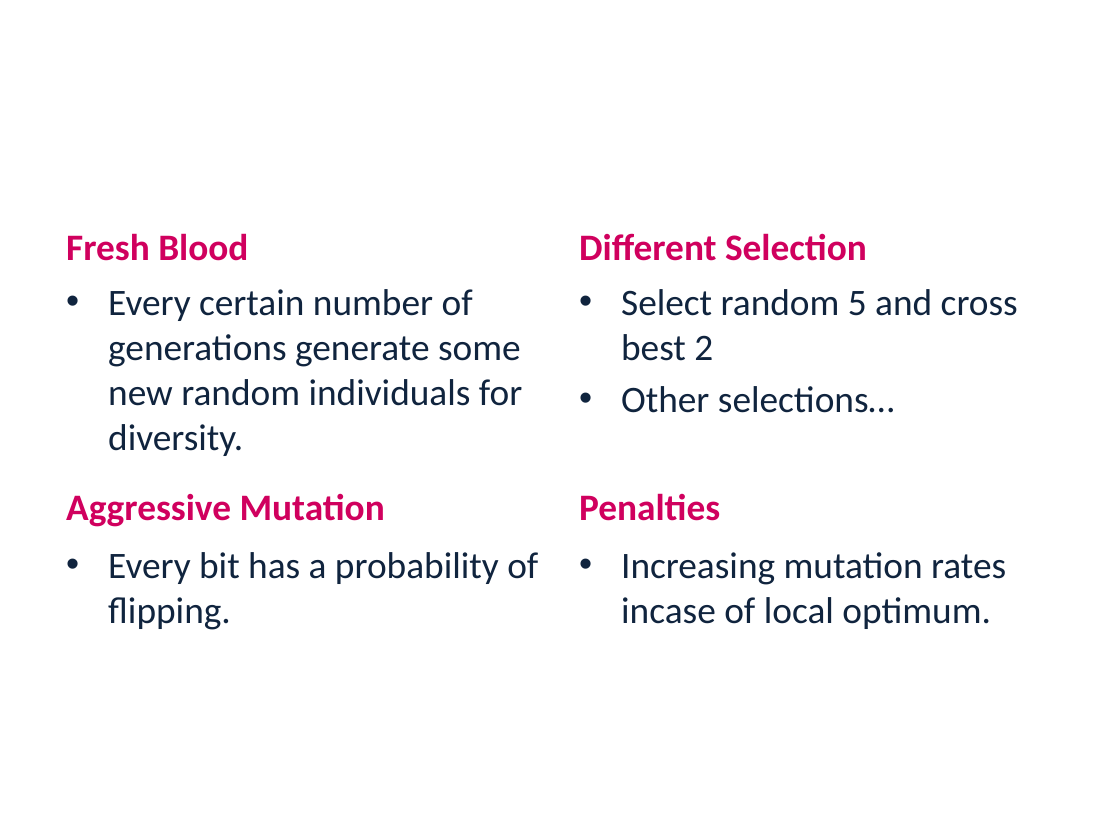
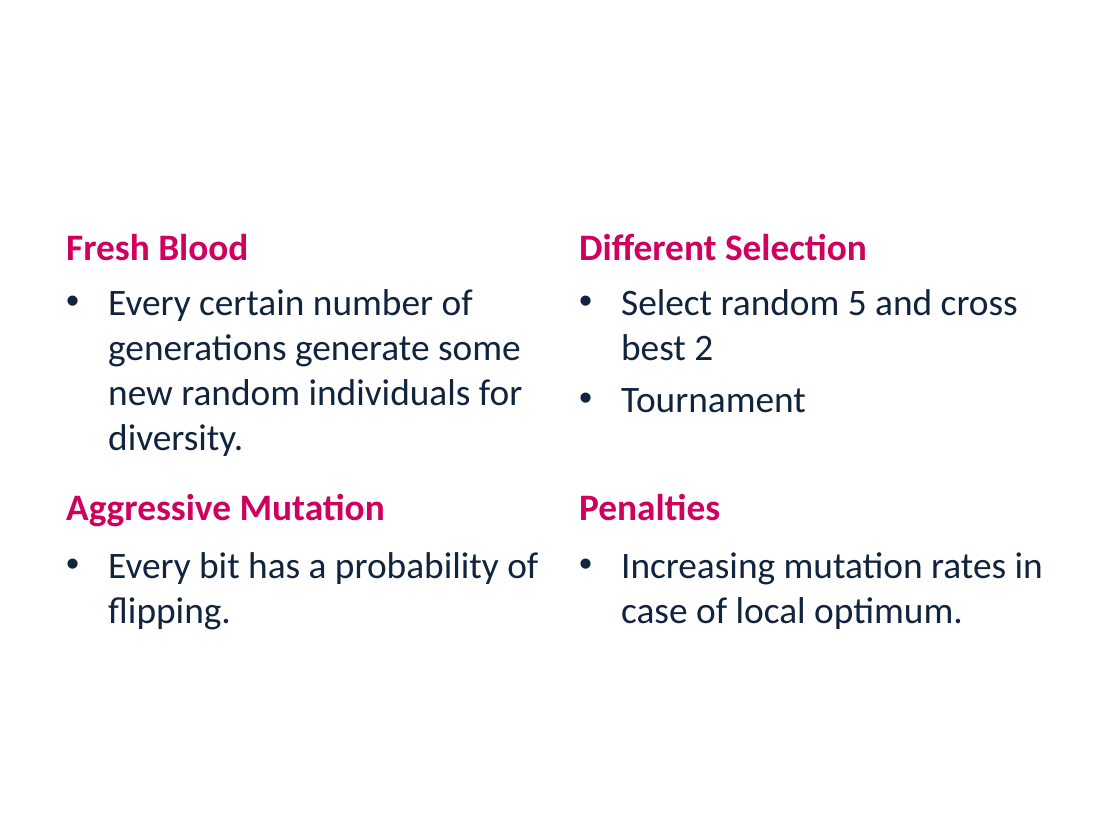
Before and after one commit to LironAvr/EvolutionaryLightsUp, a slide deck: slide 19 of presentation.pptx. Drawn at 1120x840 pixels with LibreOffice and Linux fonts; fonts in the diff are those of the drawing; background and template pictures are left out. Boxes give left, top, right and bottom in pixels: in the first picture for what was removed or moved away, otherwise in the second. Text is boxed around its words. In the diff, an @@ line names an element or a change of style, - is before the commit and + after.

Commit message:
presentation

```diff
--- a/presentation.pptx
+++ b/presentation.pptx
@@ text at bbox=[621, 388, 806, 413]: text changed @@
-• Other selections…
+• Tournament
@@ text at bbox=[621, 552, 1043, 629]: spaces changed @@
-• Increasing mutation rates incase of local optimum.
+• Increasing mutation rates in case of local optimum.
```
Also in this commit, not shown: 5 other slides changed.
